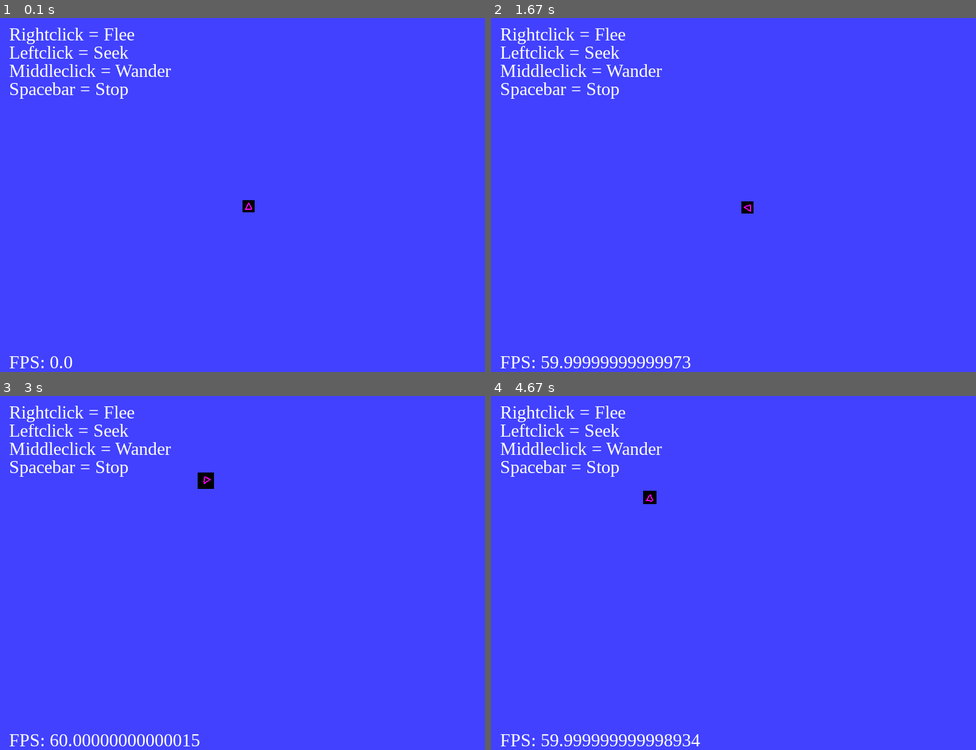
Above: before the commit, frames 1-4 (two rows, left to right).
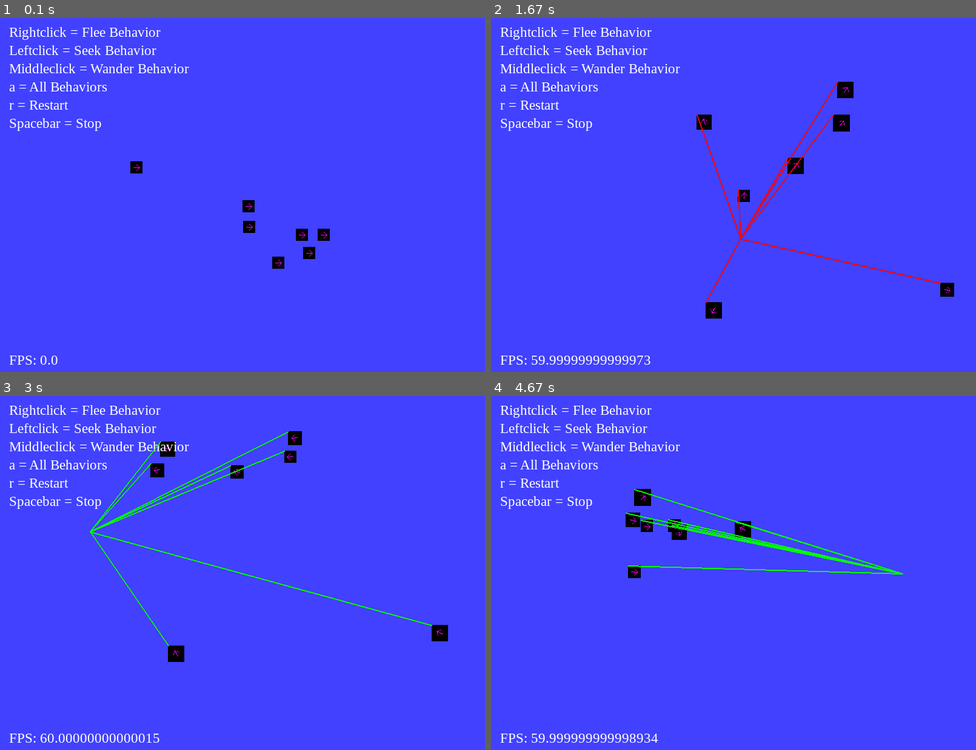
Above: after the commit, the same moments.

Repository: jeremybarzas/Python-Steering_Behaviors
Game: pygame game, started from Main.py
Same seed, same stepped clock (60 frames per second), same inputs: the game is played once before the commit and once after it. The source is Python 2; it was converted automatically to run under Python 3.
Inputs (mouse positions are in pixels of both pictures, inside the frame that each line leads up to):
- Up to frame 1 (0.1 s): no input
- Up to frame 2 (1.67 s): tap A at 0.33 s; click (782, 279) at 0.72 s; hold R 1-1.47 s; tap Space at 1.07, 1.37 s; click (806, 74) at 1.08 s; right-click (738, 237) at 1.55 s
- Up to frame 3 (3 s): click (227, 516) at 1.88 s; click (164, 459) at 2.22 s; click (58, 498) at 2.55 s; click (87, 530) at 2.88 s
- Up to frame 4 (4.67 s): click (840, 488) at 3.22 s; click (592, 555) at 3.55 s; click (864, 615) at 3.88 s; click (655, 459) at 4.22 s; click (903, 573) at 4.55 s

The runs differ from the first frame. In frame 1, 3.0% of the frame differs, in the area x 1-68%, y 2-99%; in frame 2, 4.5%; in frame 3, 4.7%, in the area x 1-93%, y 2-99%; in frame 4, 4.7%.

Commit message:
drawing so much more to screen

Diff:
--- a/Agent.py
+++ b/Agent.py
@@ -3,7 +3,10 @@
 import pygame
 import math
 import random
-from Vector2 import Vector2
+from Vector2 import *
+from Seek import *
+from Flee import *
+from Wander import *
 
 class Agent(object):
     '''Agent object'''
@@ -13,20 +16,23 @@
         self.position = Vector2(posx, posy)
         self.acceleration = Vector2(0, 0)
         self.velocity = Vector2(0, 0)
-        self.maxvelocity = 300
+        self.maxvelocity = 400
         self.heading = Vector2(0, 0)
         self.force = Vector2(0, 0)
         self.forces = []
+        # Drawing variables
         self.surface = pygame.Surface((20, 20))
         self.surface.fill(blitcolor)
-        surfacepos = Vector2(self.surface.get_width() / 2, self.surface.get_height() / 2)
-        points = [(surfacepos[0] - 1, surfacepos[1] - 6), (surfacepos[0] - 6, surfacepos[1] + 4), (surfacepos[0] + 4, surfacepos[1] + 4)]
-        pygame.draw.polygon(self.surface, linecolor, points, 2)
-        self.wanderangle = math.pi
-        self.previousangle = math.pi
-        self.center_circle = self.position
-        self.displacement = Vector2(0, 0)
-        self.wandertemp = Vector2(0, 0)
+        self.surfacepos = Vector2(self.surface.get_width() / 2, self.surface.get_height() / 2)
+        # points = [(self.surfacepos[0] - 1, self.surfacepos[1] - 6), (self.surfacepos[0] - 6, self.surfacepos[1] + 4), (self.surfacepos[0] + 4, self.surfacepos[1] + 4)]
+        # pygame.draw.polygon(self.surface, linecolor, points, 1)
+        pygame.draw.line(self.surface, linecolor, (self.surface.get_width() * .25, self.surface.get_width() * .5), (self.surface.get_width() *.75, self.surface.get_height() * .5), 1)
+        pygame.draw.line(self.surface, linecolor, (self.surface.get_width() * .75, self.surface.get_height() * .5), (self.surface.get_width() * .5, self.surface.get_width() * .25), 1)
+        pygame.draw.line(self.surface, linecolor, (self.surface.get_width() * .75, self.surface.get_height() * .5), (self.surface.get_width() * .5, self.surface.get_width() * .75), 1)
+        # Behavior objects
+        self.seek = Seek()
+        self.flee = Flee()
+        self.wander = Wander()
 
     def updateagent(self, deltatime):
         ''' update the agent '''
@@ -42,39 +48,17 @@
         ''' add a force to the agents velocity '''
         self.force += force
 
-    def seek(self, target):
+    def seekit(self, target):
         '''seek the target'''
-        currentvelocity = self.velocity
-        displacement = target - self.position
-        directiontotarget = displacement.normalise()
-        newvelocity = directiontotarget * self.maxvelocity
-        seekforce = newvelocity - currentvelocity
-        return seekforce
+        return self.seek.seek(self, target)
 
-    def flee(self, target):
+    def fleefrom(self, target):
         '''flee the target'''
-        currentvelocity = self.velocity
-        displacement = target - self.position
-        directiontotarget = displacement.normalise()
-        newvelocity = directiontotarget * self.maxvelocity
-        seekforce = newvelocity - currentvelocity
-        fleeforce = seekforce * -1
-        return fleeforce
+        return self.flee.flee(self, target)
 
-    def wander(self, distance, radius):
+    def wandering(self, distance, radius):
         ''' wander around aimlessly '''
-        self.center_circle = self.velocity.normalise()
-        self.center_circle = self.center_circle * distance
-        self.displacement = Vector2(0, 1) * radius
-        deltaangle = self.previousangle - self.wanderangle
-        newangle = (random.randrange(0.0, 1.0) * deltaangle) - (deltaangle * .5)
-        self.previousangle = newangle
-        self.wanderangle += newangle
-        self.displacement.setx(math.cos(self.wanderangle) * self.displacement.magnitude())
-        self.displacement.sety(math.sin(self.wanderangle) * self.displacement.magnitude())
-        wanderforce = self.center_circle + self.displacement
-        self.wandertemp = wanderforce
-        return wanderforce
+        return self.wander.wander(self, distance, radius)
 
     def clear_force(self):
         ''' clear the force '''
@@ -100,24 +84,16 @@
 
     def draw(self, surface):
         ''' draws agent to screen as triangle '''
-        #  get agent current position
+        # get agent current position
         currpos = self.position
         # calculate the turn angle
         angle = math.atan2(self.heading.gety(), self.heading.getx()) * 180 / math.pi
         if angle < 0:
             angle = 360 + angle
-        print self.heading.gety(), ',', self.heading.getx()
+        # make a new surface based on turn angle
         newsurf = pygame.transform.rotate(self.surface, -angle)
         # blit agent onto surface
         surface.blit(newsurf, (int(currpos.getx()), int(currpos.gety())))
-
-    def drawwander(self, surface):
-        '''used to draw wander circle and lines'''
-        temp = self.position + self.wandertemp
-        temp2 = self.position + self.displacement
-        pygame.draw.line(surface, (255, 0, 0), (self.position.getx(), self.position.gety()), (temp.getx(), temp.gety()), 2)
-        pygame.draw.line(surface, (0, 255, 0), (temp.getx(), temp.gety()), (temp2.getx(), temp2.gety()), 2)
-        pygame.draw.line(surface, (0, 0, 125), (self.position.getx(), self.position.gety()), (temp2.getx(), temp2.gety()), 2)
 
 
 if __name__ == '__main__':
--- a/Flee.py
+++ b/Flee.py
@@ -1,14 +1,23 @@
 ''' The flee behavior '''
+
+import pygame
 
 class Flee(object):
     ''' The flee behavior '''
 
-    def flee(self, fleer, target):
-        ''' flee the target'''
-        currentvelocity = fleer.velocity
-        displacement = target -  fleer.position
+    def __init__(self):
+        ''' constructor '''
+
+    def flee(self, agent, target):
+        '''flee the target'''
+        currentvelocity = agent.velocity
+        displacement = target - agent.position
         directiontotarget = displacement.normalise()
-        newvelocity = directiontotarget *  fleer.maxvelocity
-        fleeforce = newvelocity - currentvelocity
-        fleer.forces.append(fleeforce)
+        newvelocity = directiontotarget * agent.maxvelocity
+        seekforce = newvelocity - currentvelocity
+        fleeforce = seekforce * -1
         return fleeforce
+
+    def draw(self, agent, target, surface):
+        ''' draw seek line to the screen '''
+        pygame.draw.line(surface, (255, 0, 0), (agent.position.getx(), agent.position.gety()), (target.getx(), target.gety()), 2)
--- a/Main.py
+++ b/Main.py
@@ -1,6 +1,7 @@
 '''Unit testing for astar algorithim'''
 
 import pygame
+import random
 from Agent import Agent
 from Vector2 import Vector2
 
@@ -20,14 +21,21 @@
     screen_width = 800
     screen_height = 600
     screen = pygame.display.set_mode((screen_width, screen_height))
-    # agent to be used
+    # agent(s) to be used
     testagent = Agent((screen_width / 2), (screen_height / 2), linecolor, black)
+    #  multiple agents
+    agents = []
+    for i in range(0, 6):
+        num1 = random.randrange(200, (screen_width - 200))
+        num2 = random.randrange(200, (screen_height - 200))
+        agents.append(Agent(num1, num2, linecolor, black))
     # varaibles for while loop
     clock = pygame.time.Clock()
     done = False
     leftclick = False
     rightclick = False
     middleclick = False
+    test = False
     while not done:
         delta = clock.tick(60) / 1000.0
         # checking events that happen
@@ -43,16 +51,19 @@
                     rightclick = False
                     leftclick = True
                     middleclick = False
+                    test = False
                 # check to see if it was right button
                 elif event.button == 3:
                     fleetarget = Vector2(clickpos[0], clickpos[1])
                     leftclick = False
                     rightclick = True
                     middleclick = False
+                    test = False
                 elif event.button == 2:
                     leftclick = False
                     rightclick = False
                     middleclick = True
+                    test = False
             # check to see if a button was pressed
             if event.type == pygame.KEYDOWN:
                 if event.key == pygame.K_SPACE:
@@ -60,35 +71,98 @@
                     leftclick = False
                     rightclick = False
                     middleclick = False
+                    test = False
+                    # multiple agents
+                    for agent in agents:
+                        agent.velocity = Vector2(0, 0)
+                if event.key == pygame.K_r:
+                    testagent = Agent((screen_width / 2), (screen_height / 2), linecolor, black)
+                    leftclick = False
+                    rightclick = False
+                    middleclick = False
+                    test = False
+                    # multiple agents
+                    agents = []
+                    for i in range(0, 6):
+                        num1 = random.randrange(10, (screen_width - 10))
+                        num2 = random.randrange(10, (screen_height - 10))
+                        agents.append(Agent(num1, num2, linecolor, black))
+                if event.key == pygame.K_a:
+                    leftclick = False
+                    rightclick = False
+                    middleclick = False
+                    test = True
         # fill screen with black
         screen.fill(bgcolor)
-        # draw agent to screen
+        # draw agent(s) to screen
         testagent.draw(screen)
+        # multiple agents
+        for agent in agents:
+            agent.draw(screen)
         # create font to be used in drawing text to the screen
-        myfont = pygame.font.SysFont("timesnewroman", 30)
+        myfont = pygame.font.SysFont("timesnewroman", 23)
         # set text of each label to be drawn
-        fleelabel = myfont.render("Rightclick = Flee", 1, white)
-        seeklabel = myfont.render("Leftclick = Seek", 1, white)
-        wanderlabel = myfont.render("Middleclick = Wander", 1, white)
+        fleelabel = myfont.render("Rightclick = Flee Behavior", 1, white)
+        seeklabel = myfont.render("Leftclick = Seek Behavior", 1, white)
+        wanderlabel = myfont.render("Middleclick = Wander Behavior", 1, white)
+        testlabel = myfont.render("a = All Behaviors", 1, white)
+        restartlabel = myfont.render("r = Restart", 1, white)
         stoplabel = myfont.render("Spacebar = Stop", 1, white)
         fpslabel = myfont.render("FPS: " + str(clock.get_fps()), 1, white)
         # draw text to screen
         screen.blit(fleelabel, (15, 10))
         screen.blit(seeklabel, (15, 40))
         screen.blit(wanderlabel, (15, 70))
-        screen.blit(stoplabel, (15, 100))
+        screen.blit(testlabel, (15, 100))
+        screen.blit(restartlabel, (15, 130))
+        screen.blit(stoplabel, (15, 160))
         screen.blit(fpslabel, (15, 550))
         # logic to control wether it seeks, flees, or wanders
         if leftclick:
-            testagent.add_force(testagent.seek(seektarget))
+            testagent.add_force(testagent.seekit(seektarget))
+            testagent.seek.draw(testagent, seektarget, screen)
+            # multiple agents
+            for agent in agents:
+                agent.add_force(agent.seekit(seektarget))
+                agent.seek.draw(agent, seektarget, screen)
         if rightclick:
-            testagent.add_force(testagent.flee(fleetarget))
+            testagent.add_force(testagent.fleefrom(fleetarget))
+            testagent.flee.draw(testagent, fleetarget, screen)
+            # multiple agents
+            for agent in agents:
+                agent.add_force(agent.fleefrom(fleetarget))
+                agent.flee.draw(agent, fleetarget, screen)
         if middleclick:
-            testagent.add_force(testagent.wander(50, 30) * 300)
-            testagent.drawwander(screen)
-        # update agents values
+            testagent.add_force(testagent.wandering(50, 30) * 300)
+            testagent.wander.draw(testagent, screen)
+            # multiple agents
+            for agent in agents:
+                agent.add_force(agent.wandering(50, 30) * 300)
+                agent.wander.draw(agent, screen)
+        if test:
+            mousepos = pygame.mouse.get_pos()
+            target = Vector2(mousepos[0], mousepos[1])
+            testagent.add_force(testagent.seekit(target) * 10)
+            testagent.add_force(testagent.fleefrom(target))
+            testagent.add_force(testagent.wandering(50, 30) * 300)
+            testagent.seek.draw(testagent, target, screen)
+            testagent.flee.draw(testagent, target, screen)
+            testagent.wander.draw(testagent, screen)
+            # multiple agents
+            for agent in agents:
+                agent.add_force(agent.seekit(target) * 10)
+                agent.add_force(agent.fleefrom(target))
+                agent.add_force(agent.wandering(50, 30) * 300)
+                agent.seek.draw(agent, target, screen)
+                agent.flee.draw(agent, target, screen)
+                agent.wander.draw(agent, screen)
+        # update agent(s) values
         testagent.updateagent(delta)
         testagent.clear_force()
+        # multiple agents
+        for agent in agents:
+            agent.updateagent(delta)
+            agent.clear_force()
         # update function
         pygame.display.flip()
     pygame.quit()
--- a/Seek.py
+++ b/Seek.py
@@ -1,14 +1,23 @@
 ''' The seek behavior '''
+
+import pygame
+from Vector2 import *
 
 class Seek(object):
     ''' The seek behavior '''
 
-    def seek(self, seeker, target):
-        ''' seek the target'''
-        currentvelocity = seeker.velocity
-        displacement = target - seeker.position
+    def __init__(self):
+        ''' constructor '''
+
+    def seek(self, agent, target):
+        '''seek the target'''
+        currentvelocity = agent.velocity
+        displacement = target - agent.position
         directiontotarget = displacement.normalise()
-        newvelocity = directiontotarget * seeker.maxvelocity
+        newvelocity = directiontotarget * agent.maxvelocity
         seekforce = newvelocity - currentvelocity
-        seeker.forces.append(seekforce)
         return seekforce
+
+    def draw(self, agent, target, surface):
+        ''' draw seek line to the screen '''
+        pygame.draw.line(surface, (0, 255, 0), (agent.position.getx(), agent.position.gety()), (target.getx(), target.gety()), 2)
--- a/Wander.py
+++ b/Wander.py
@@ -1,5 +1,7 @@
 ''' The wander behavior '''
 
+import pygame
+import math
 import random
 from Vector2 import Vector2
 
@@ -7,24 +9,30 @@
     ''' The wander behavior '''
     def __init__(self):
         ''' constructor '''
-        self.wander_radius = 0
-        self.wander_distance = 0
-        self.wander_jitter = 0
-        self.previous_wander = Vector2(0, 0)
+        self.wanderangle = math.pi
+        self.previousangle = math.pi
+        self.center_circle = Vector2(0, 0)
+        self.displacement = Vector2(0, 0)
+        self.wandertemp = Vector2(0, 0)
 
-    def wander(self, radius, distance, jitter, strength):
-        ''' returns a wander force '''
+    def wander(self, agent, distance, radius):
+        ''' wander around aimlessly '''
+        self.center_circle = agent.velocity.normalise()
+        self.center_circle = self.center_circle * distance
+        self.displacement = Vector2(0, 1) * radius
+        deltaangle = self.previousangle - self.wanderangle
+        newangle = (random.randrange(0.0, 1.0) * deltaangle) - (deltaangle * .5)
+        self.previousangle = newangle
+        self.wanderangle += newangle
+        self.displacement.setx(math.cos(self.wanderangle) * self.displacement.magnitude())
+        self.displacement.sety(math.sin(self.wanderangle) * self.displacement.magnitude())
+        wanderforce = self.center_circle + self.displacement
+        self.wandertemp = wanderforce
+        return wanderforce
 
-        # Start with a random target on the edge of the
-        # sphere with a set radius around the agent
-
-        # Add a randomised vector to the target, with a
-        # magnitude specified by a jitter amount
-
-        # Bring the target back to the radius of the
-        # sphere by normalising it and scaling by the radius
-
-        # Add the agents heading, multiplied by an
-        # distance, to the target
-
-        # We then simply use the target for a Seek behaviour
+    def draw(self, agent, surface):
+        '''used to draw wander circle and lines'''
+        circle_center = agent.position + self.wandertemp
+        displacement = circle_center + self.displacement
+        pygame.draw.line(surface, (255, 255, 255), (agent.position.getx(), agent.position.gety()), (circle_center.getx(), circle_center.gety()), 2)
+        pygame.draw.line(surface, (0, 0, 0), (circle_center.getx(), circle_center.gety()), (displacement.getx(), displacement.gety()), 2)
